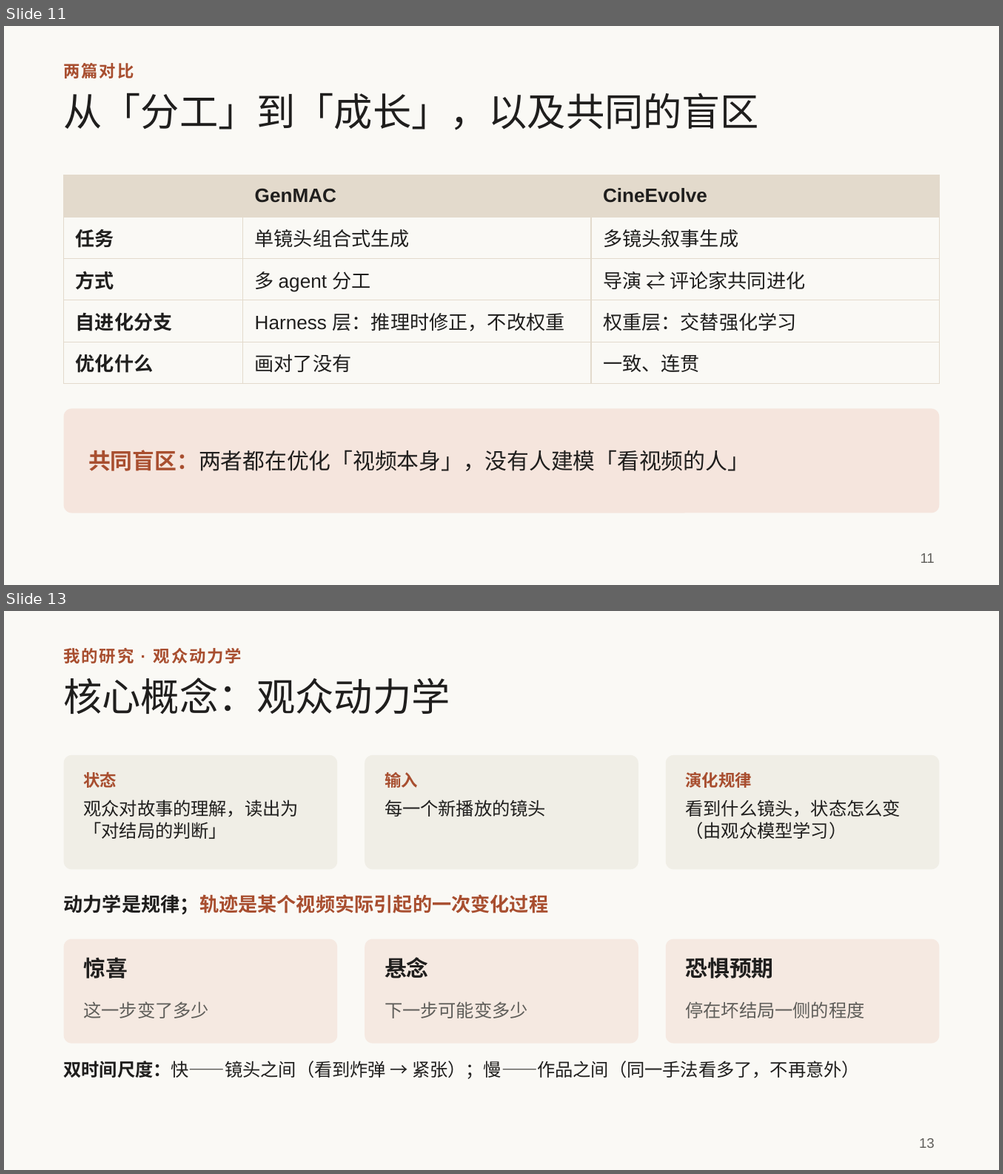
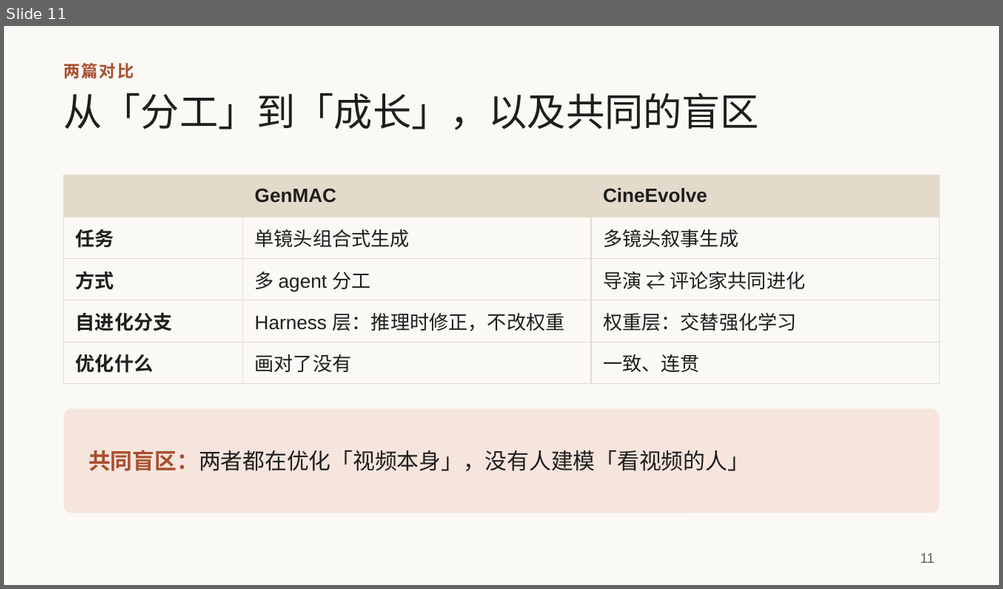
Before and after one commit to irving-2222/ICML, a slide deck: talk/研究分享_从多智能体协作到自进化.pptx. Shown one above the other, each under a label of ours: slides 11 and 13 before the commit, slide 11 after it; the slides between them are not shown. The pictures are 1003x1174 and 1003x589 pixels, drawn with LibreOffice and Linux fonts; fonts in the diff are those of the drawing. Boxes give left, top, right and bottom in pixels: in the first picture for what was removed or moved away, otherwise in the second. Text is boxed around its words. In the diff, an @@ line names an element or a change of style, - is before the commit and + after.

```diff
--- a/talk/研究分享_从多智能体协作到自进化.pptx
+++ b/talk/研究分享_从多智能体协作到自进化.pptx
@@ slide 13 removed at [4, 611, 999, 1170], background #FAF9F5 @@
@@ text removed at [64, 648, 242, 664] @@
-我的研究 · 观众动力学
@@ title removed at [64, 678, 450, 714] @@
-核心概念：观众动力学
@@ rounded rectangle removed at [64, 755, 337, 869] @@
@@ rounded rectangle removed at [364, 755, 637, 869] @@
@@ rounded rectangle removed at [666, 755, 939, 869] @@
@@ text removed at [83, 772, 116, 788] @@
-状态
@@ text removed at [384, 772, 418, 788] @@
-输入
@@ text removed at [686, 772, 752, 788] @@
-演化规律
@@ text removed at [83, 800, 298, 839] @@
-观众对故事的理解，读出为「对结局的判断」
@@ text removed at [384, 800, 546, 817] @@
-每一个新播放的镜头
@@ text removed at [686, 800, 900, 839] @@
-看到什么镜头，状态怎么变（由观众模型学习）
@@ text removed at [64, 894, 549, 915] @@
-动力学是规律；轨迹是某个视频实际引起的一次变化过程
@@ rounded rectangle removed at [64, 940, 337, 1044] @@
@@ rounded rectangle removed at [364, 940, 637, 1044] @@
@@ rounded rectangle removed at [666, 940, 939, 1044] @@
@@ text removed at [83, 957, 128, 979] @@
-惊喜
@@ text removed at [384, 957, 429, 979] @@
-悬念
@@ text removed at [686, 957, 774, 979] @@
-恐惧预期
@@ text removed at [83, 1002, 208, 1019] @@
-这一步变了多少
@@ text removed at [384, 1002, 528, 1019] @@
-下一步可能变多少
@@ text removed at [686, 1002, 865, 1019] @@
-停在坏结局一侧的程度
@@ text removed at [64, 1061, 859, 1079] @@
-双时间尺度：快——镜头之间（看到炸弹 → 紧张）；慢——作品之间（同一手法看多了，不再意外）
@@ page number removed at [919, 1139, 934, 1148] @@
-13
```
Also in this commit, not shown: 4 slides changed, 1 slide added.
